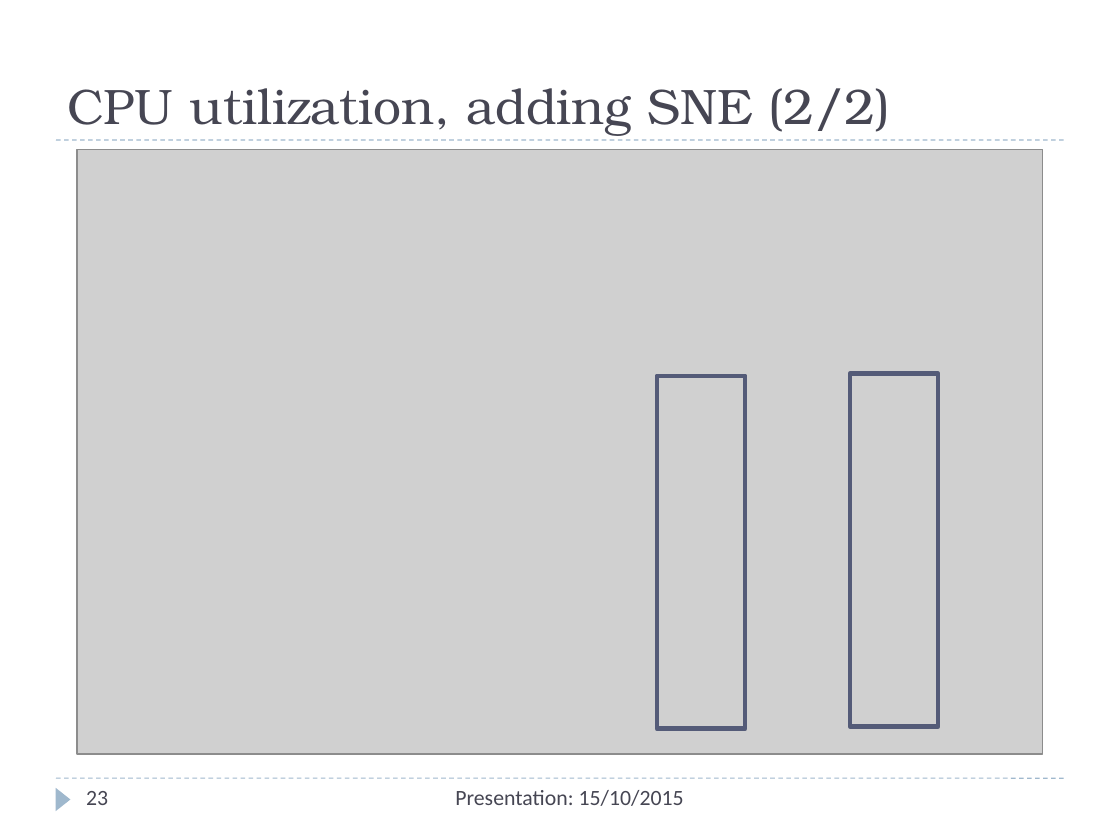
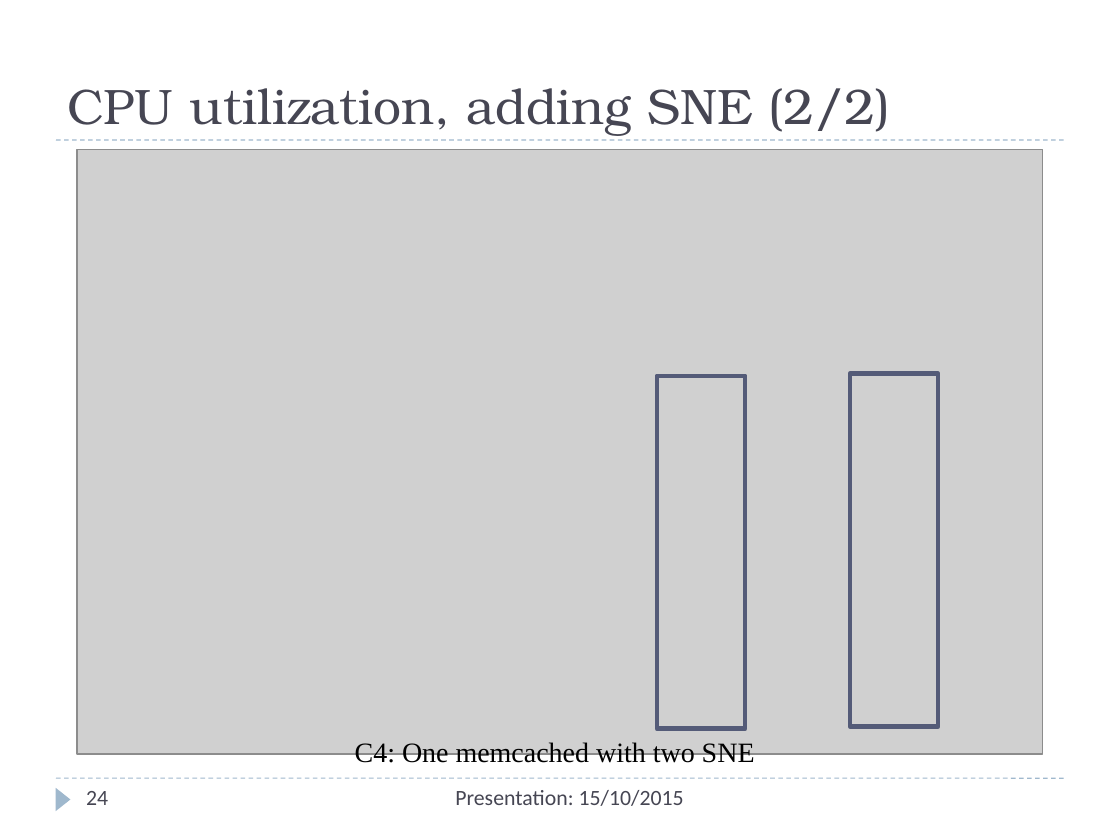
Before and after one commit to Christos-Papoulas/master_thesis, a slide deck: slide 24 of presentation/presentation.pptx (slide 23 before the commit). Drawn at 1120x840 pixels with LibreOffice and Linux fonts; fonts in the diff are those of the drawing; grey boxes stand for pictures. Boxes give left, top, right and bottom in pixels: in the first picture for what was removed or moved away, otherwise in the second. Text is boxed around its words. In the diff, an @@ line names an element or a change of style, - is before the commit and + after.

```diff
--- a/presentation/presentation.pptx
+++ b/presentation/presentation.pptx
@@ text added at (x1=355, y1=742, x2=755, y2=767), 18 pt, text #000000 @@
+C4: One memcached with two SNE
@@ page number at (x1=86, y1=791, x2=108, y2=805): text changed @@
-23
+24
```
Also in this commit, not shown: 8 other slides changed, 2 slides added, 2 other files.
